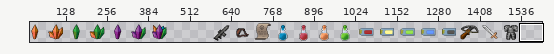
One commit to this sprite sheet: release/images/treasure/treasure.png. Above: a wide view before the commit, with the close-up outlined.
Close-up. As it was:
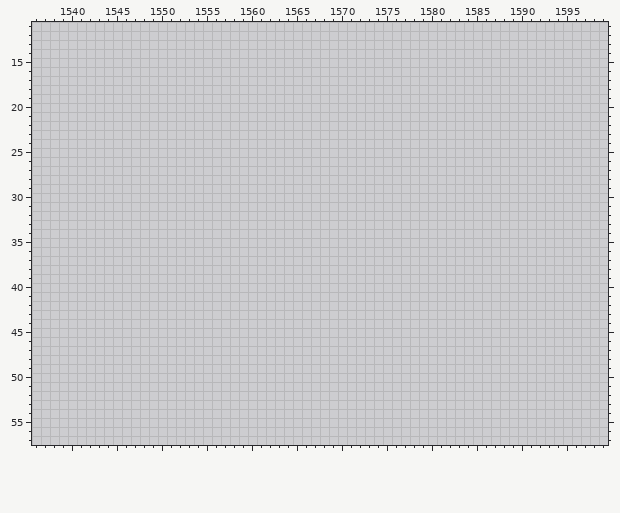
The file is 2048x64 pixels. Colours within 5 levels of each other are drawn and written as one. Shown: x 1536..1599, y 11..57. The wide view leaves out empty margins.
And afterwards:
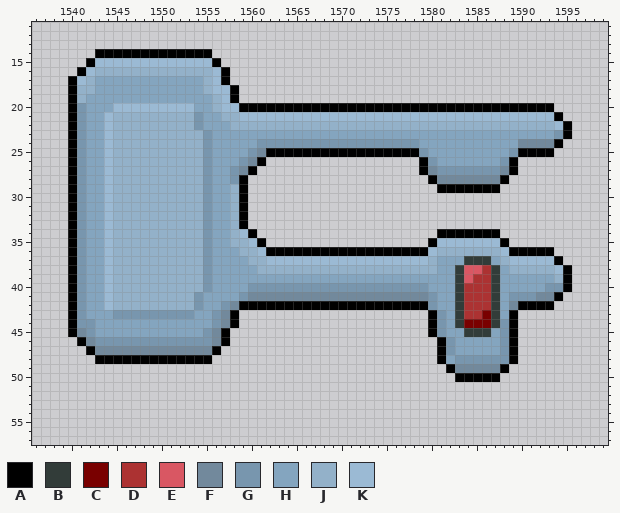
Palette (. is transparent): A #000000  B #323c39  C #790000  D #ac3232  E #d95763  F #72899c  G #7896ae  H #84a5bf  J #93b1c9  K #9bbad4
The exact change:
Changed rows in their new state; - is an unchanged pixel.
first column x 1540:
14 ---AAAAAAAAAAAAA----------------------------------------
15 --AKKKKKKKKKKKKKA---------------------------------------
16 -AKJJJJJJJJJJJJJKA--------------------------------------
17 AKJHHHHHHHHHHHHJKA--------------------------------------
18 AJJHHHHHHHHHHHHJKKA-------------------------------------
19 AJHHHHHHHHHHHHHHJKA-------------------------------------
20 AGHHHKKKKKKKKKHHJKKAAAAAAAAAAAAAAAAAAAAAAAAAAAAAAAAAAA--
21 AGHHKJJJJJJJJJGHHJJKKKKKKKKKKKKKKKKKKKKKKKKKKKKKKKKKKKA-
22 AGHHKJJJJJJJJJGHHHJJJJJJJJJJJJJJJJJJJJJJJJJJJJJJJJJJJJKA
23 AGHHKJJJJJJJJJJGHHHHHHHHHHHHHHHHHHHHHHHHHHHHHHHHHHHHHHGA
24 AGHHKJJJJJJJJJJGHHHHHGGGGGGGGGGGGGGGGGGHHHHHHHHHHHFFFFA-
25 AGHHKJJJJJJJJJJGHHHHGFAAAAAAAAAAAAAAAAAGHHHHHHHHHGAAAA--
26 AGHHKJJJJJJJJJJGHHHGFA-----------------AGHHHHHHHGA------
27 AGHHKJJJJJJJJJJGHHGFA------------------AFGGGGGGGFA------
28 AGHHKJJJJJJJJJJGHHGA--------------------AFFFFFFFA-------
29 AGHHKJJJJJJJJJJGHHJA---------------------AAAAAAA--------
30 AGHHKJJJJJJJJJJGHHJA------------------------------------
31 AGHHKJJJJJJJJJJGHHJA------------------------------------
32 AGHHKJJJJJJJJJJGHHJA------------------------------------
33 AGHHKJJJJJJJJJJGHHJA------------------------------------
34 AGHHKJJJJJJJJJJGHHJKA--------------------AAAAAAA--------
35 AGHHKJJJJJJJJJJGHHJJKA------------------AKKKKKKKA-------
36 AGHHKJJJJJJJJJJGHHHJJKAAAAAAAAAAAAAAAAAAKJJJJJJJKAAAAA--
37 AGHHKJJJJJJJJJJGHHHHJJKKKKKKKKKKKKKKKKKKJHHHBBBHJKKKKKA-
38 AGHHKJJJJJJJJJJGHHHHHJJJJJJJJJJJJJJJJJJJJHHBEEDBHJJJJJKA
39 AGHHKJJJJJJJJJJGHHHHHHHHHHHHHHHHHHHHHHHHHHHBEDDBHHHHHHJA
40 AGHHKJJJJJJJJJJGHHHHGGGGGGGGGGGGGGGGGGGGHHHBDDDBHHHHHGGA
41 AGHHKJJJJJJJJJGHHHHGFFFFFFFFFFFFFFFFFFFFGHHBDDDBHGGGFFA-
42 AGHHKJJJJJJJJJGHHGFAAAAAAAAAAAAAAAAAAAAAGHHBDDDBHFAAAA--
43 AGHHHGGGGGGGGGHHGFA---------------------AGHBDDCBHA------
44 AGGHHHHHHHHHHHHHGFA---------------------AGHBCCCBGA------
45 AFGHHHHHHHHHHHHGFA----------------------AGHHBBBHGA------
46 -AFGGGGGGGGGGGGGFA-----------------------AGHHHHHGA------
47 --AFFFFFFFFFFFFFA------------------------AGHHHHHGA------
48 ---AAAAAAAAAAAAA-------------------------AHGGGGGGA------
49 ------------------------------------------AFFFFFA-------
50 -------------------------------------------AAAAA--------
Where, in picture pixels (left, top, right, bottom), the same in both close-ups:
added: (68, 49, 572, 382)
